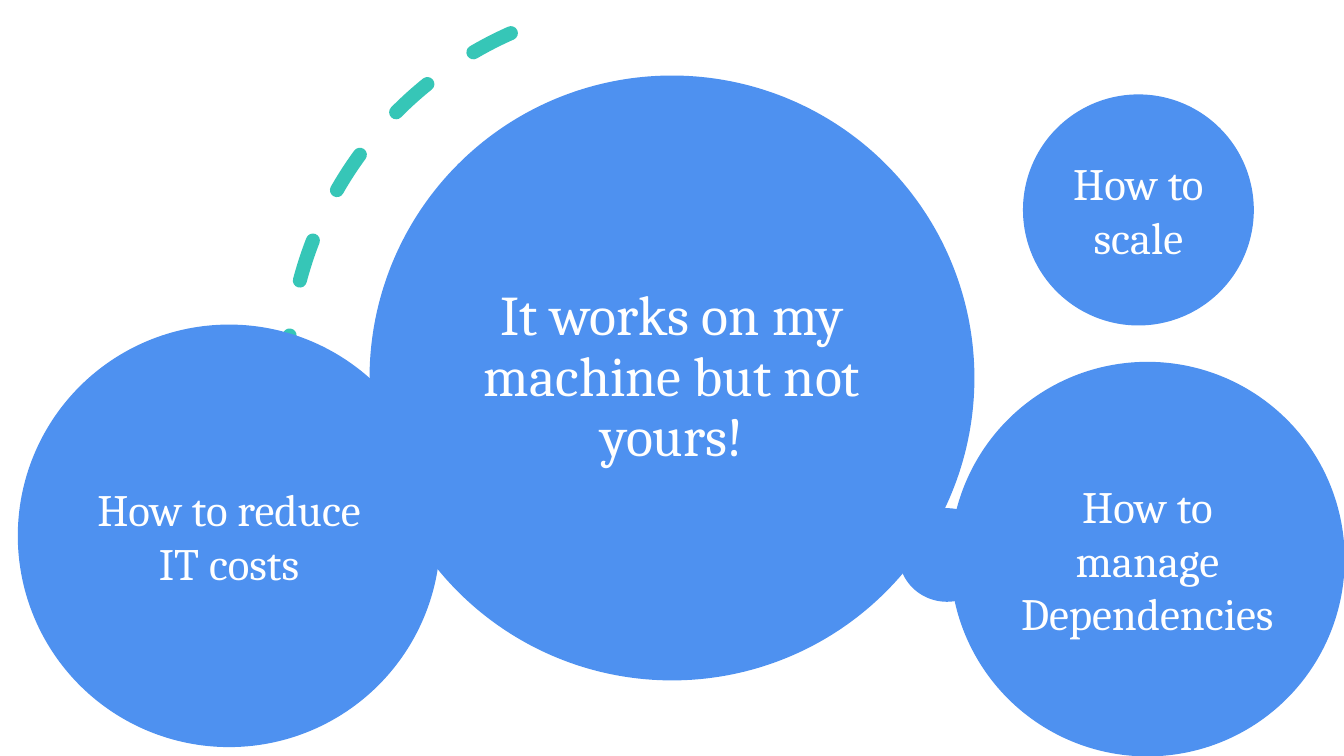
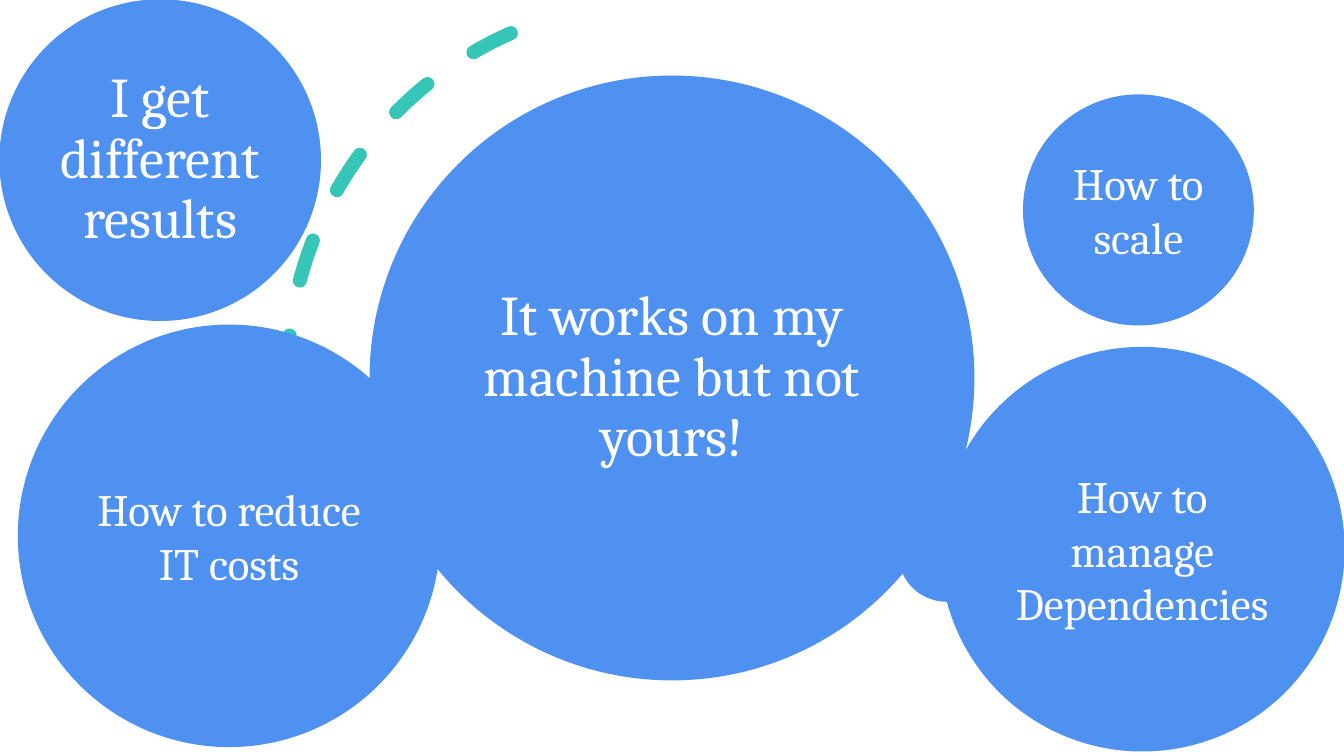
Before and after one commit to nembrinj/protofablab, a slide deck: slide 4 of presentations/Docker Containers.pptx. Drawn at 1344x756 pixels with LibreOffice and Linux fonts; fonts in the diff are those of the drawing. Boxes give left, top, right and bottom in pixels: in the first picture for what was removed or moved away, otherwise in the second. Text is boxed around its words. In the diff, an @@ line names an element or a change of style, - is before the commit and + after.

```diff
--- a/presentations/Docker Containers.pptx
+++ b/presentations/Docker Containers.pptx
@@ ellipse added at (0,0,321,321), fill #4E91F0, outline #4E91F0 1 pt, 40 pt, text #FFFFFF @@
+I get different results
@@ ellipse "How to manage Dependencies": place and size @@
-ellipse "How to manage Dependencies" at (951,363,1344,756)
+ellipse "How to manage Dependencies" at (941,348,1344,751)
```
Also in this commit, not shown: 5 other slides changed, 3 slides added, 1 slide removed.
